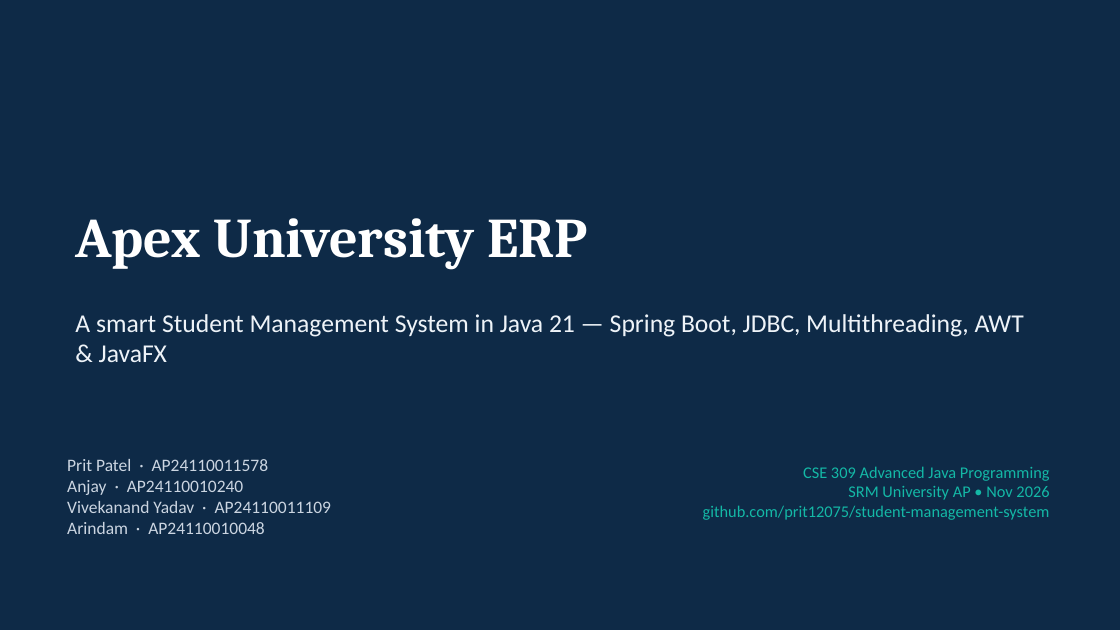
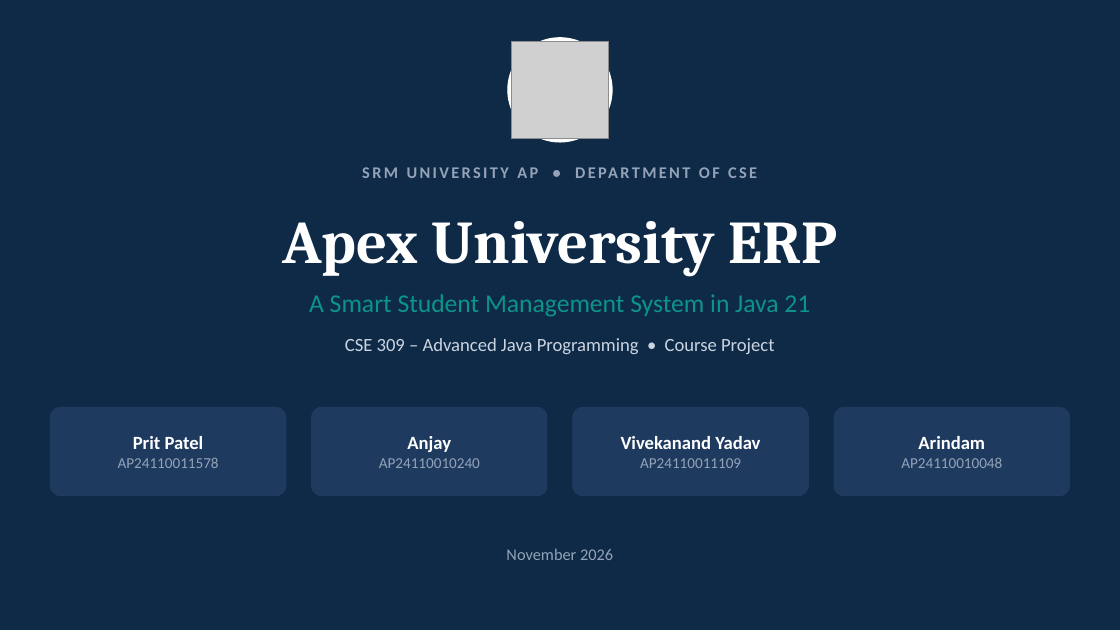
Before and after one commit to prit12075/student-management-system, a slide deck: slide 1 of docs/Apex_ERP_Presentation.pptx. Drawn at 1120x630 pixels with LibreOffice and Linux fonts; fonts in the diff are those of the drawing; grey boxes stand for pictures. Boxes give left, top, right and bottom in pixels: in the first picture for what was removed or moved away, otherwise in the second. Text is boxed around its words. In the diff, an @@ line names an element or a change of style, - is before the commit and + after.

```diff
--- a/docs/Apex_ERP_Presentation.pptx
+++ b/docs/Apex_ERP_Presentation.pptx
@@ ellipse added at (508,38,613,142), fill #FFFFFF, outline #FFFFFF 1 pt @@
@@ picture added at (512,41,609,139) @@
@@ text added at (50,155,1070,189), 14 pt, text #94A3B8, bold @@
+SRM UNIVERSITY AP • DEPARTMENT OF CSE
@@ text "Apex University ERP": place and size @@
-text "Apex University ERP" at (75,218,587,270)
+text "Apex University ERP" at (283,221,837,277)
@@ text "Apex University ERP" at (283,221,837,277): size 48 to 52 pt; alignment left to centre @@
@@ text "A Smart Student Management System ..." at (309,294,810,317): vertical alignment top to middle @@
@@ text at (309,294,810,317): text changed; text colour #EEF3F8 to #0D9488 @@
-A smart Student Management System in Java 21 — Spring Boot, JDBC, Multithreading, AWT & JavaFX
+A Smart Student Management System in Java 21
@@ text added at (345,338,774,354), 16 pt, text #CBD5E1 @@
+CSE 309 – Advanced Java Programming • Course Project
@@ rounded rectangle added at (50,408,286,496), fill #1E3A5F, outline #1E3A5F 1 pt @@
@@ rounded rectangle added at (312,408,547,496), fill #1E3A5F, outline #1E3A5F 1 pt @@
@@ rounded rectangle added at (573,408,808,496), fill #1E3A5F, outline #1E3A5F 1 pt @@
@@ rounded rectangle added at (834,408,1070,496), fill #1E3A5F, outline #1E3A5F 1 pt @@
@@ text added at (118,436,219,468), 13 pt, text #94A3B8 @@
+Prit Patel
+AP24110011578
@@ text added at (379,436,480,468), 13 pt, text #94A3B8 @@
+Anjay
+AP24110010240
@@ text added at (621,436,760,468), 16 pt, text #FFFFFF, bold @@
+Vivekanand Yadav
+AP24110011109
@@ text added at (901,436,1002,468), 13 pt, text #94A3B8 @@
+Arindam
+AP24110010048
@@ text removed at (67,459,332,534) @@
-Prit Patel · AP24110011578
-Anjay · AP24110010240
-Vivekanand Yadav · AP24110011109
-Arindam · AP24110010048
@@ text removed at (703,466,1050,520) @@
-CSE 309 Advanced Java Programming
-SRM University AP • Nov 2026
-github.com/prit12075/student-management-system
@@ text added at (506,549,613,560), 14 pt, text #94A3B8 @@
+November 2026
```
Also in this commit, not shown: 14 other slides changed, 6 slides added, 6 slides removed, 4 other files.
